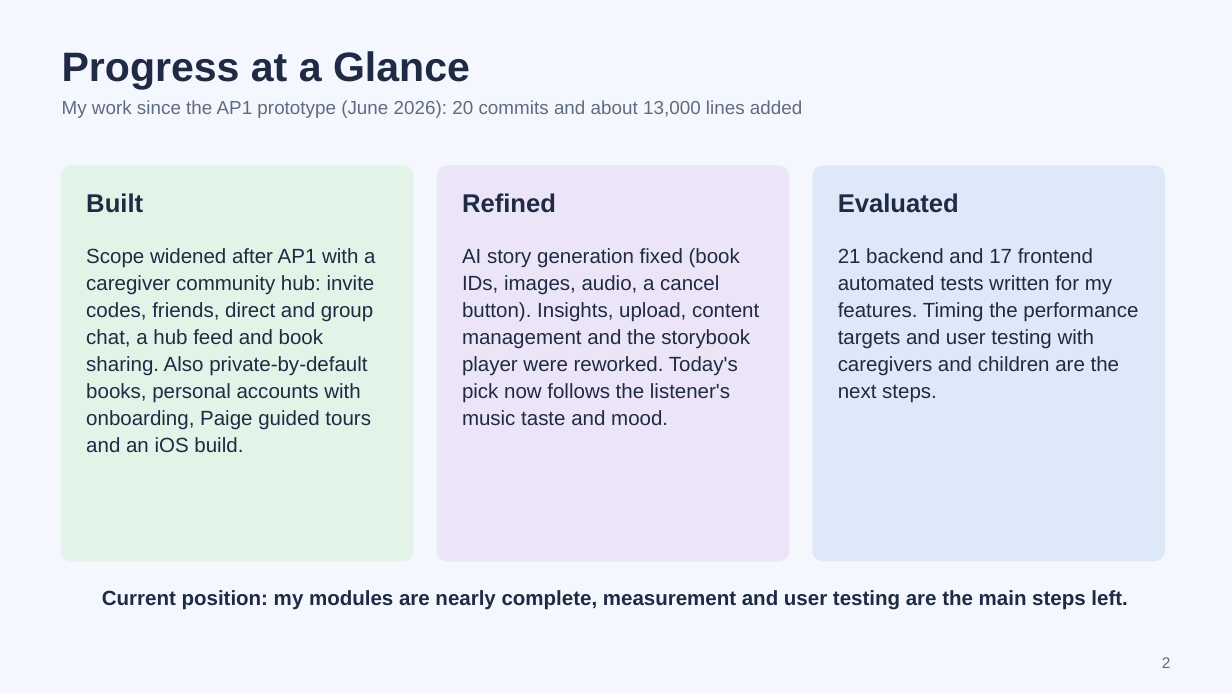
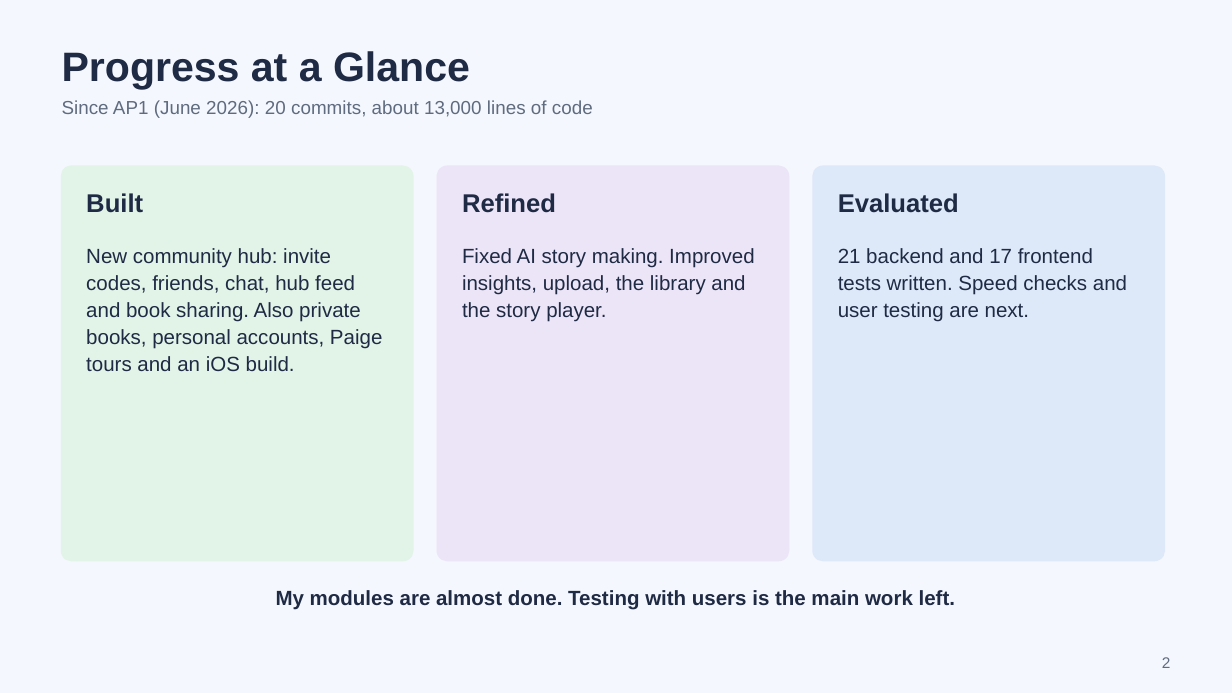
Before and after one commit to scz912/autism_audiobook, a slide deck: slide 2 of deliverables/Visual_Playlist_AP2_Progress.pptx. Drawn at 1232x693 pixels with LibreOffice and Linux fonts; fonts in the diff are those of the drawing. Boxes give left, top, right and bottom in pixels: in the first picture for what was removed or moved away, otherwise in the second. Text is boxed around its words. In the diff, an @@ line names an element or a change of style, - is before the commit and + after.

```diff
--- a/deliverables/Visual_Playlist_AP2_Progress.pptx
+++ b/deliverables/Visual_Playlist_AP2_Progress.pptx
@@ text at [62, 100, 593, 118]: text changed @@
-My work since the AP1 prototype (June 2026): 20 commits and about 13,000 lines added
+Since AP1 (June 2026): 20 commits, about 13,000 lines of code
@@ text at [86, 248, 382, 371]: text changed @@
-Scope widened after AP1 with a caregiver community hub: invite codes, friends, direct and group chat, a hub feed and book sharing. Also private-by-default books, personal accounts with onboarding, Paige guided tours and an iOS build.
+New community hub: invite codes, friends, chat, hub feed and book sharing. Also private books, personal accounts, Paige tours and an iOS build.
@@ text at [462, 248, 754, 322]: text changed @@
-AI story generation fixed (book IDs, images, audio, a cancel button). Insights, upload, content management and the storybook player were reworked. Today's pick now follows the listener's music taste and mood.
+Fixed AI story making. Improved insights, upload, the library and the story player.
@@ text at [838, 248, 1127, 322]: text changed @@
-21 backend and 17 frontend automated tests written for my features. Timing the performance targets and user testing with caregivers and children are the next steps.
+21 backend and 17 frontend tests written. Speed checks and user testing are next.
@@ text at [276, 590, 955, 610]: text changed @@
-Current position: my modules are nearly complete, measurement and user testing are the main steps left.
+My modules are almost done. Testing with users is the main work left.
```
Also in this commit, not shown: 16 other slides changed, 1 other file.
